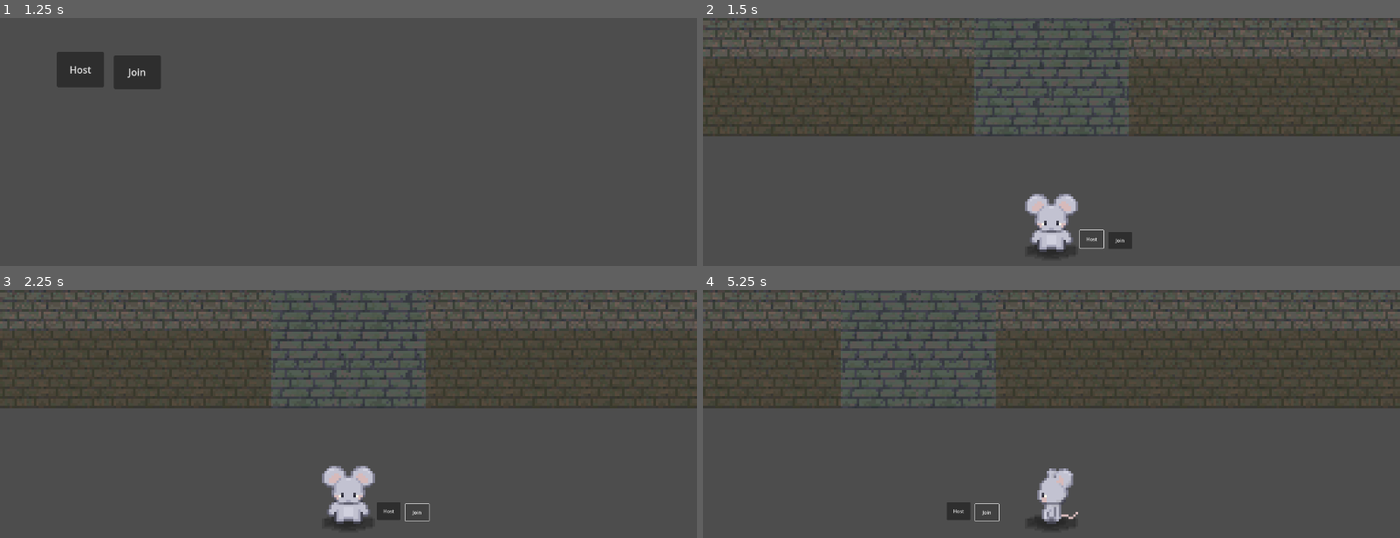
Above: before the commit, frames 1-4 (two rows, left to right).
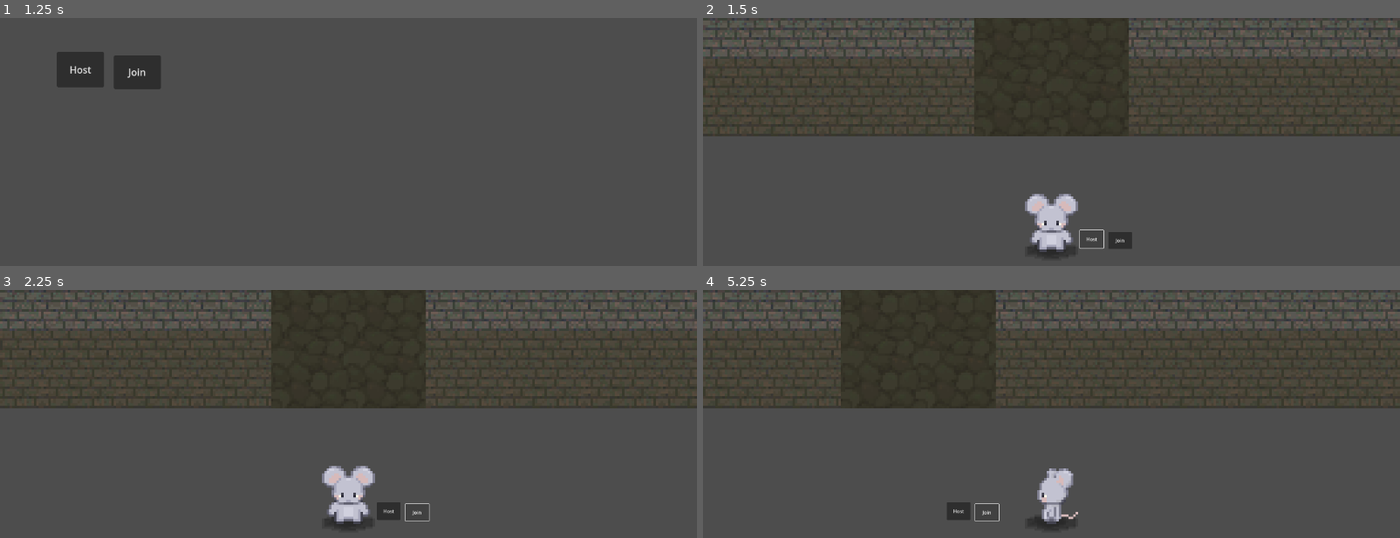
Above: after the commit, the same moments.

Repository: ej31415/Rat
Game: Godot game, scene res://main.tscn
Two runs of this game, one before a commit and one after it. Both use one fixed random seed, a clock stepped at 60 frames per second and the inputs below.
Inputs:
- Up to frame 1 (1.25 s): tap Enter at 0.5 s; hold D (RIGHT) from 0.53 s (still down); hold Shift (SHIFT) from 0.53 s (still down)
- Up to frame 2 (1.5 s): release D (RIGHT) at 1.25 s; release Shift (SHIFT) at 1.25 s; click "Host" at 1.25 s
- Up to frame 3 (2.25 s): click "Join" at 2 s
- Up to frame 4 (5.25 s): hold S (DOWN) 2.78-3.53 s; tap Shift (SHIFT) at 2.85, 4.35 s; hold D (RIGHT) 3.53-4.28 s; hold Shift (SHIFT) 3.53-4.28 s; hold W (UP) 4.28-5.03 s; hold A (LEFT) from 5.03 s (still down); hold Shift (SHIFT) from 5.03 s (still down)

Frame 1 is identical in both runs. In frame 2, 9.6% of the frame differs, in the area x 38-62%, y 0-48%; in frame 3, 9.6%; in frame 4, 9.6%, in the area x 19-43%, y 0-48%.

Commit message:
replace floor texture

Diff:
--- a/assets/Tile Sets/maze-floor.tres
+++ /dev/null
@@ -1,15 +0,0 @@
-[gd_resource type="TileSet" load_steps=3 format=3 uid="uid://cdwgttlidafuo"]
-
-[ext_resource type="Texture2D" uid="uid://c0jkqg803wqtf" path="res://assets/Tile Sets/floor.jpg" id="1_7do3i"]
-
-[sub_resource type="TileSetAtlasSource" id="TileSetAtlasSource_p7oq8"]
-texture = ExtResource("1_7do3i")
-texture_region_size = Vector2i(256, 256)
-use_texture_padding = false
-0:0/next_alternative_id = 2
-0:0/0 = 0
-
-[resource]
-tile_size = Vector2i(256, 256)
-physics_layer_0/collision_layer = 1
-sources/0 = SubResource("TileSetAtlasSource_p7oq8")
--- a/main.tscn
+++ b/main.tscn
@@ -1,11 +1,21 @@
-[gd_scene load_steps=10 format=3 uid="uid://d055hmy0w3mmb"]
+[gd_scene load_steps=12 format=3 uid="uid://d055hmy0w3mmb"]
 
 [ext_resource type="Script" path="res://main.gd" id="1_s4k2t"]
 [ext_resource type="Script" path="res://map.gd" id="2_4s054"]
 [ext_resource type="PackedScene" uid="uid://be70b1rbh61b3" path="res://gray_mouse.tscn" id="2_nn2rc"]
-[ext_resource type="TileSet" uid="uid://cdwgttlidafuo" path="res://assets/Tile Sets/maze-floor.tres" id="3_22thv"]
+[ext_resource type="Texture2D" uid="uid://iyrxxy6o6sts" path="res://assets/Tile Sets/Floors/floor.jpg" id="4_8xaux"]
 [ext_resource type="Texture2D" uid="uid://b1yqxuo30e6kr" path="res://assets/Tile Sets/Walls/Walls 6.png" id="4_jaqq8"]
 [ext_resource type="Texture2D" uid="uid://03qlcaq8dcgo" path="res://assets/Tile Sets/Walls/Walls.jpg" id="6_j188n"]
+
+[sub_resource type="TileSetAtlasSource" id="TileSetAtlasSource_1oqjg"]
+texture = ExtResource("4_8xaux")
+texture_region_size = Vector2i(256, 256)
+0:0/0 = 0
+
+[sub_resource type="TileSet" id="TileSet_1ltgf"]
+tile_size = Vector2i(256, 256)
+physics_layer_0/collision_layer = 1
+sources/1 = SubResource("TileSetAtlasSource_1oqjg")
 
 [sub_resource type="TileSetAtlasSource" id="TileSetAtlasSource_1afth"]
 texture = ExtResource("4_jaqq8")
@@ -39,7 +49,7 @@
 [node name="Floor" type="TileMapLayer" parent="Map"]
 z_index = -1
 scale = Vector2(0.976859, 0.996112)
-tile_set = ExtResource("3_22thv")
+tile_set = SubResource("TileSet_1ltgf")
 
 [node name="Walls" type="TileMapLayer" parent="Map"]
 y_sort_enabled = true
--- a/map.gd
+++ b/map.gd
@@ -165,7 +165,7 @@
 func build_maze(mat: Array, offset: Vector2i) -> void:
 	for r in range(len(mat)):
 		for c in range(len(mat[r])):
-			$Floor.set_cell(Vector2i(c, r) + offset, 0, Vector2i(0, 0))
+			$Floor.set_cell(Vector2i(c, r) + offset, 1, Vector2i(0, 0))
 			if mat[r][c] == 1:
 				$Walls.set_cell(Vector2i(c, r) + offset, 2, Vector2i(0, 0))
 			elif mat[r][c] == 2:
Binary file added: assets/Tile Sets/Floors/floor.jpg
Not shown, changed: assets/Tile Sets/Floors/floor.jpg.import
Binary file removed: assets/Tile Sets/floor.jpg
Not shown, added: assets/Tile Sets/Walls/.DS_Store
